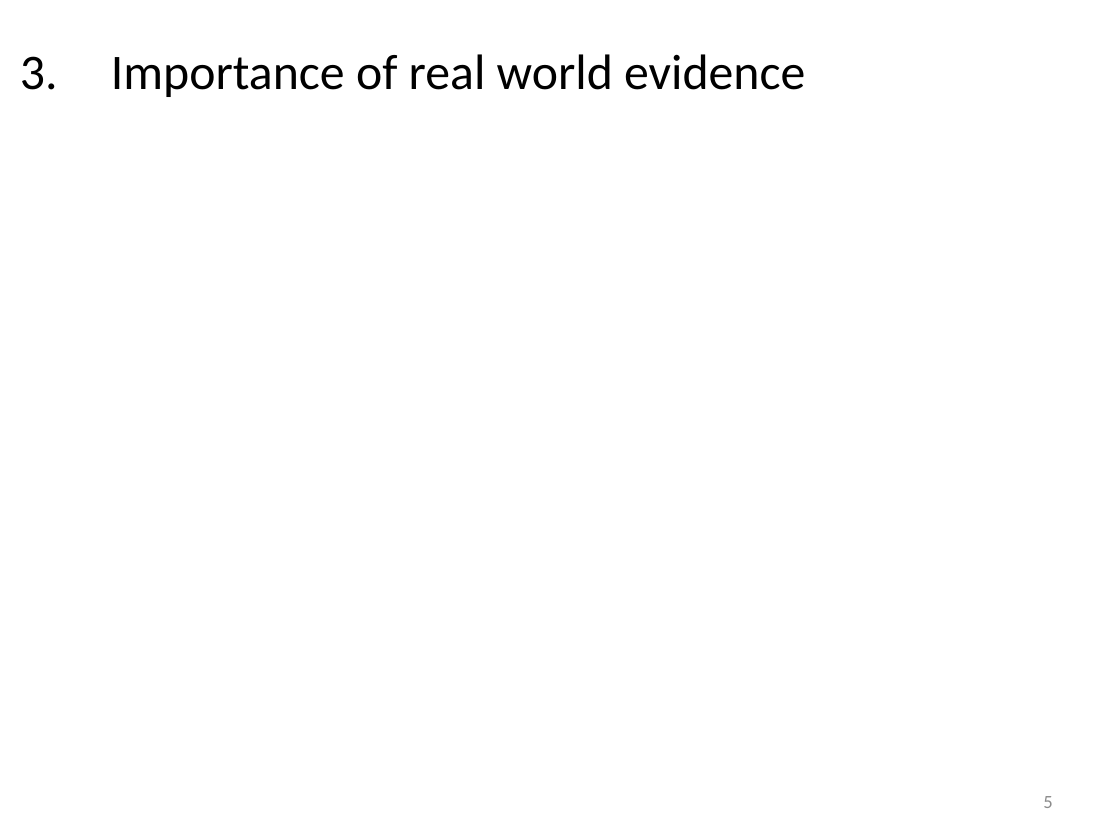
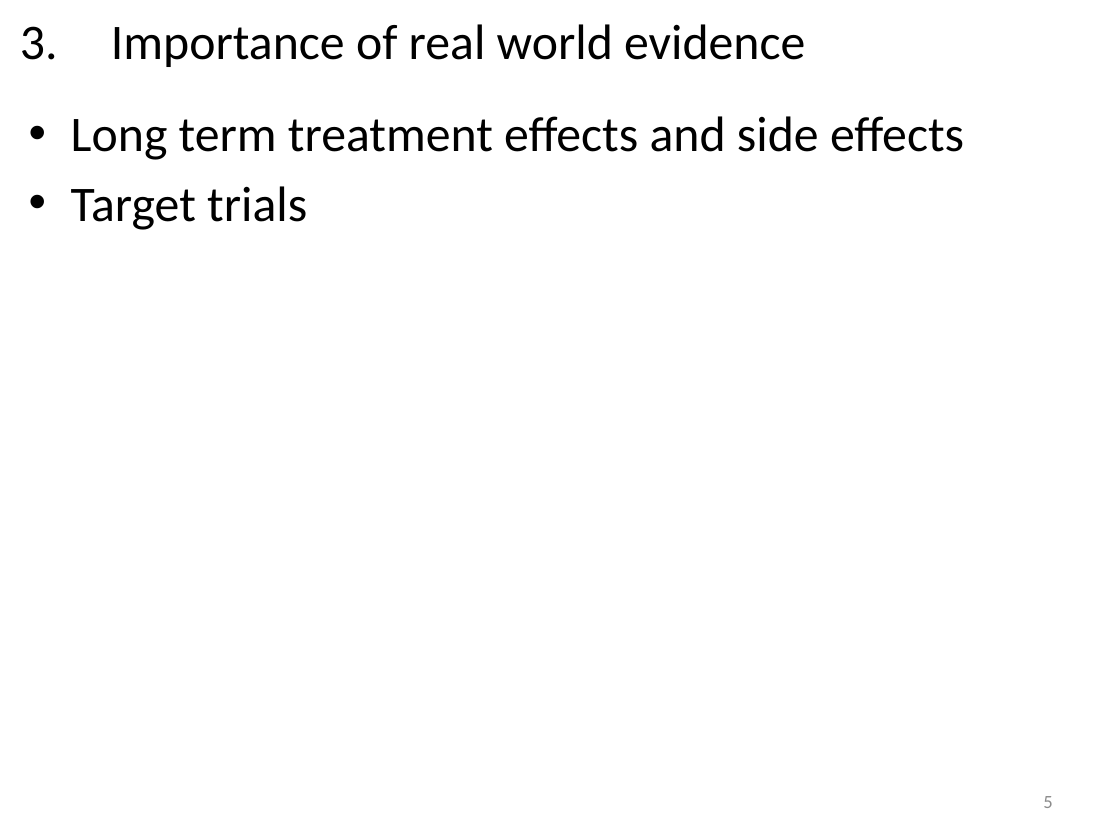
Before and after one commit to coursephd/PostgreSQL, a slide deck: slide 5 of thesis/ThesisPresentation V1.0-WorkingCopy.pptx. Drawn at 1120x840 pixels with LibreOffice and Linux fonts; fonts in the diff are those of the drawing; background and template pictures are left out. Boxes give left, top, right and bottom in pixels: in the first picture for what was removed or moved away, otherwise in the second. Text is boxed around its words. In the diff, an @@ line names an element or a change of style, - is before the commit and + after.

```diff
--- a/thesis/ThesisPresentation V1.0-WorkingCopy.pptx
+++ b/thesis/ThesisPresentation V1.0-WorkingCopy.pptx
@@ title "Importance of real world evidence": place and size @@
-title "Importance of real world evidence" at [111,54,805,97]
+title "Importance of real world evidence" at [111,24,805,67]
@@ text added at [71,116,964,230], 32 pt, text #000000 @@
+• Long term treatment effects and side effects
+• Target trials
```
Also in this commit, not shown: 3 other slides changed.
